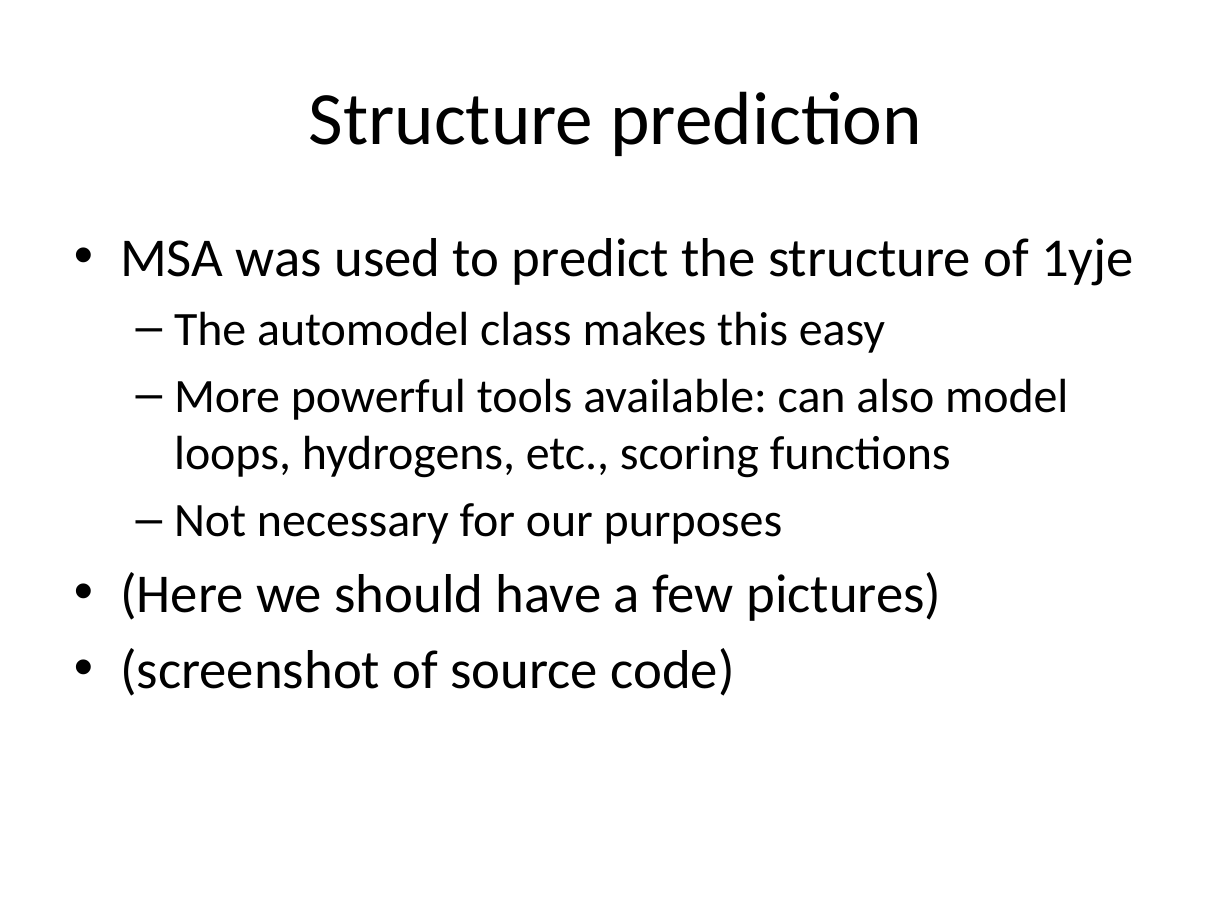
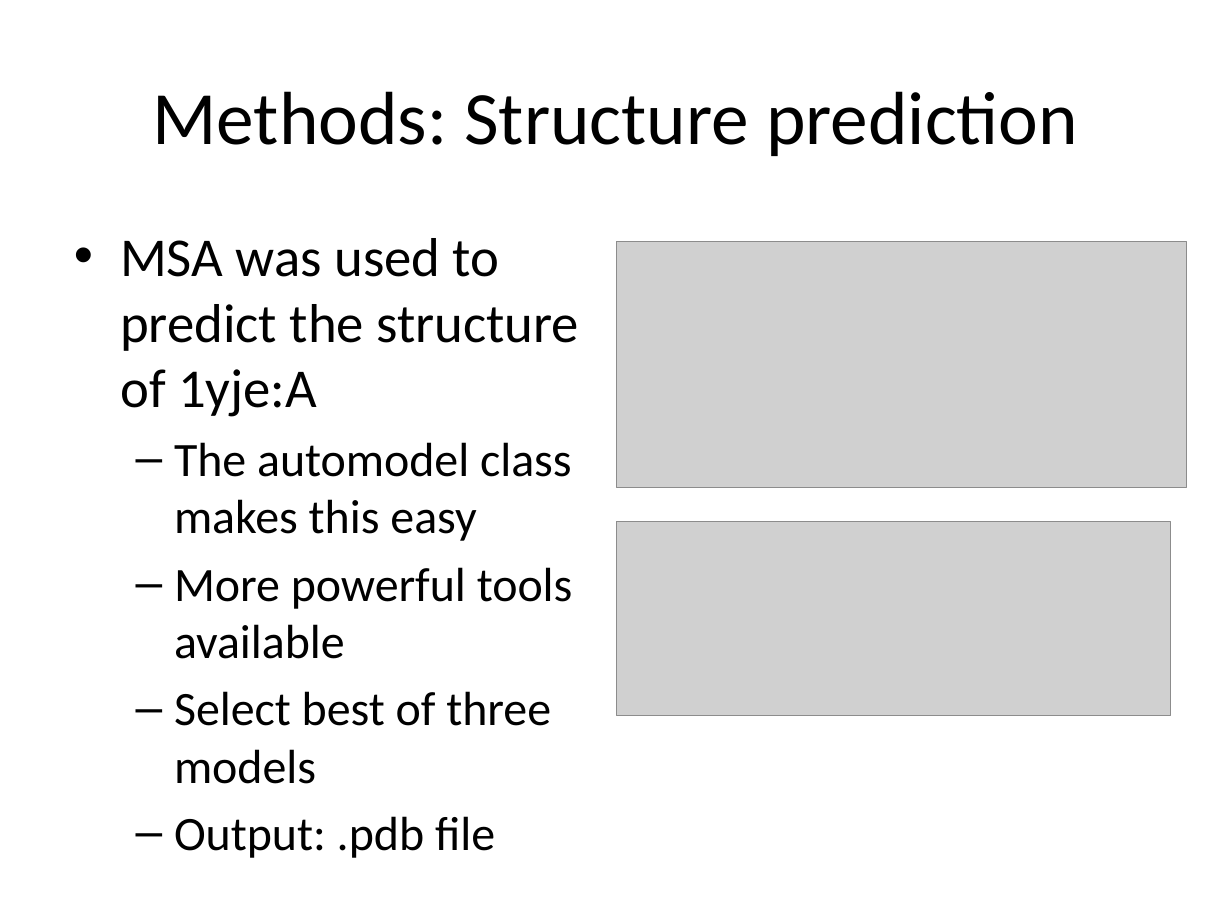
Before and after one commit to iosonofabio/bi2-ss12-p6, a slide deck: slide 7 of project6.pptx. Drawn at 1232x924 pixels with LibreOffice and Linux fonts; fonts in the diff are those of the drawing; grey boxes stand for pictures. Boxes give left, top, right and bottom in pixels: in the first picture for what was removed or moved away, otherwise in the second. Text is boxed around its words. In the diff, an @@ line names an element or a change of style, - is before the commit and + after.

Commit message:
final project presentation; references, figures; bug fixes

```diff
--- a/project6.pptx
+++ b/project6.pptx
@@ title at <box>152,91,1078,156</box>: text changed @@
-Structure prediction
+Methods: Structure prediction
@@ text at <box>120,238,579,417</box>: text changed @@
-• MSA was used to predict the structure of 1yje
+• MSA was used to predict the structure of 1yje:A
@@ picture added at <box>616,241,1186,488</box> @@
@@ picture added at <box>616,521,1170,716</box> @@
@@ text at <box>174,567,573,858</box>: text changed @@
-  – More powerful tools available: can also model loops, hydrogens, etc., scoring functions
-  – Not necessary for our purposes
-• (Here we should have a few pictures)
-• (screenshot of source code)
+  – More powerful tools available
+  – Select best of three models
+  – Output: .pdb file
```
Also in this commit, not shown: 7 other slides changed, 7 slides added, 1 slide removed, 18 other files.
